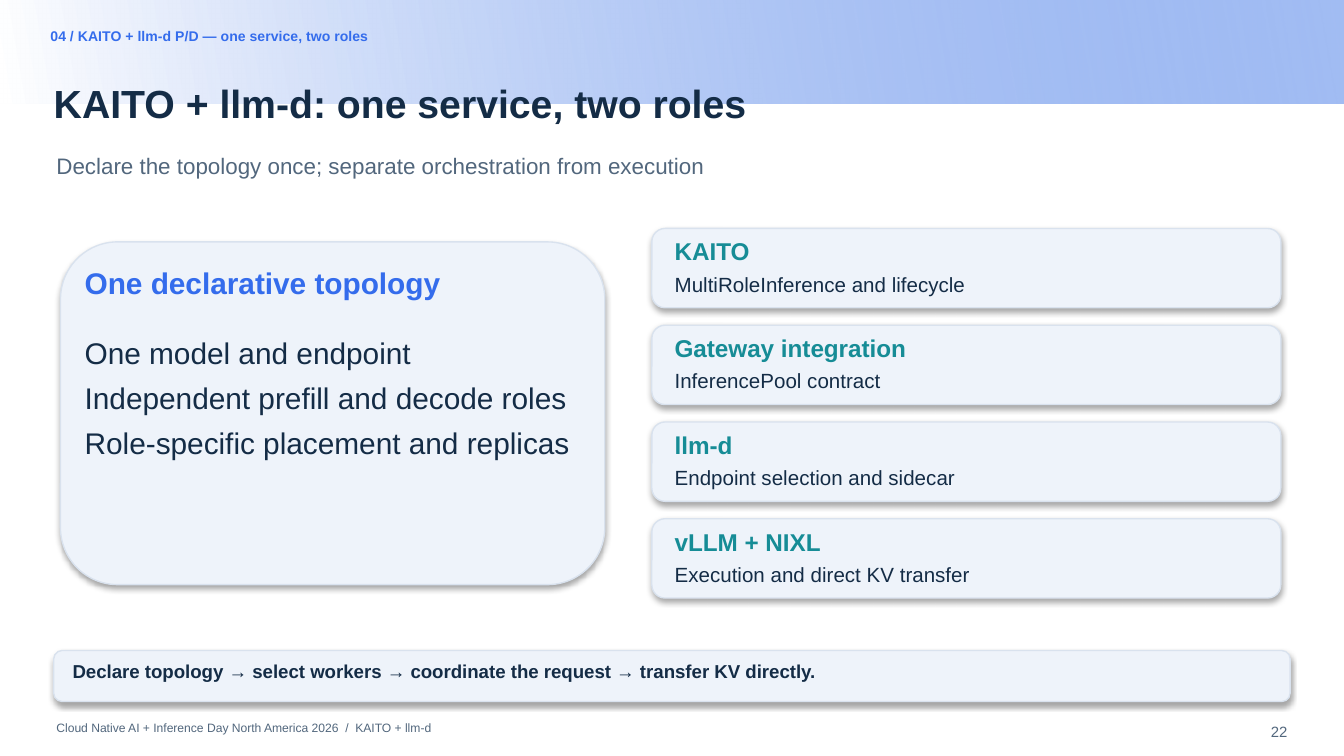
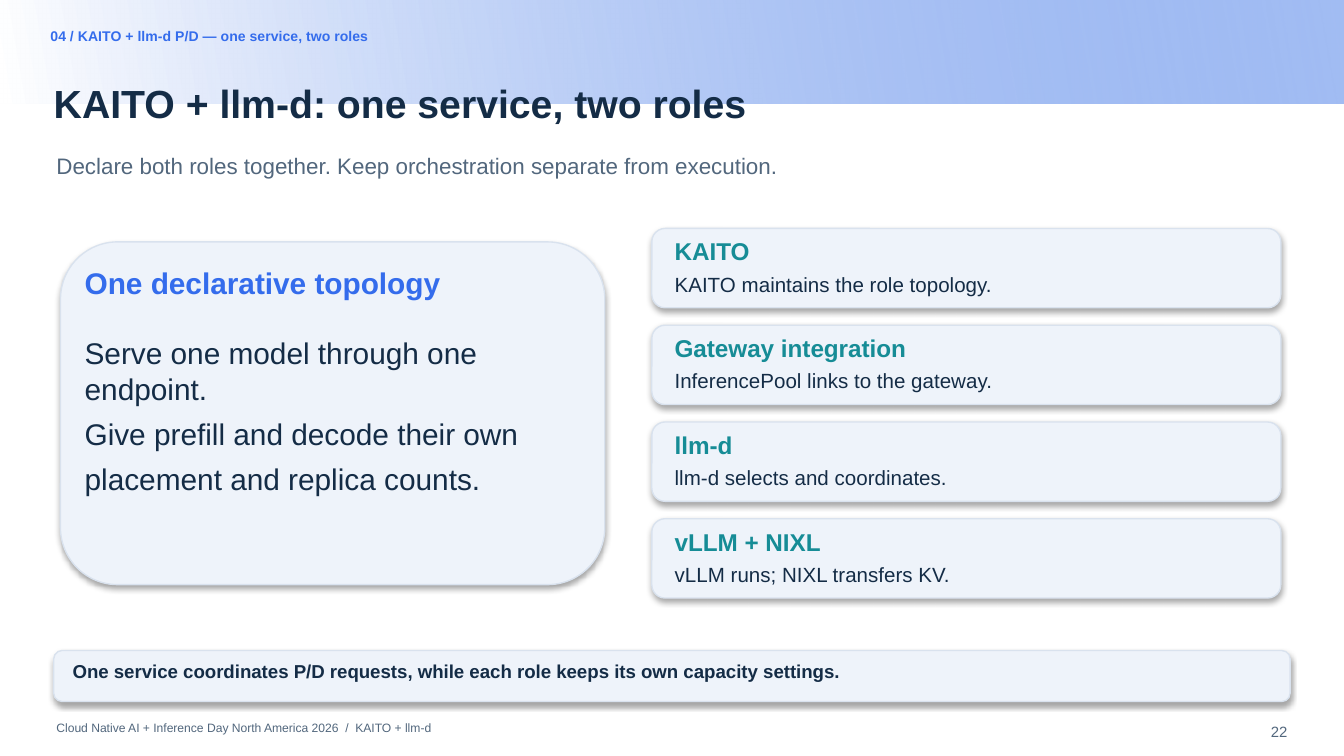
Before and after one commit to andyzhangx/demo, a slide deck: slide 22 of llm/pd-disaggregation/kubecon-na-2026-pd-disaggregation-kaito-llmd.pptx. Drawn at 1344x756 pixels with LibreOffice and Linux fonts; fonts in the diff are those of the drawing; background and template pictures are left out. Boxes give left, top, right and bottom in pixels: in the first picture for what was removed or moved away, otherwise in the second. Text is boxed around its words. In the diff, an @@ line names an element or a change of style, - is before the commit and + after.

```diff
--- a/llm/pd-disaggregation/kubecon-na-2026-pd-disaggregation-kaito-llmd.pptx
+++ b/llm/pd-disaggregation/kubecon-na-2026-pd-disaggregation-kaito-llmd.pptx
@@ text at <box>56,158,777,179</box>: text changed @@
-Declare the topology once; separate orchestration from execution
+Declare both roles together. Keep orchestration separate from execution.
@@ text at <box>675,277,992,296</box>: text changed @@
-MultiRoleInference and lifecycle
+KAITO maintains the role topology.
@@ text at <box>85,342,518,496</box>: text changed @@
-One model and endpoint
-Independent prefill and decode roles
-Role-specific placement and replicas
+Serve one model through one endpoint.
+Give prefill and decode their own
+placement and replica counts.
@@ text at <box>675,373,992,393</box>: text changed @@
-InferencePool contract
+InferencePool links to the gateway.
@@ text at <box>675,470,947,486</box>: text changed @@
-Endpoint selection and sidecar
+llm-d selects and coordinates.
@@ text at <box>675,567,949,585</box>: text changed @@
-Execution and direct KV transfer
+vLLM runs; NIXL transfers KV.
@@ text at <box>73,664,840,682</box>: text changed @@
-Declare topology → select workers → coordinate the request → transfer KV directly.
+One service coordinates P/D requests, while each role keeps its own capacity settings.
```
Also in this commit, not shown: 48 other slides changed.
